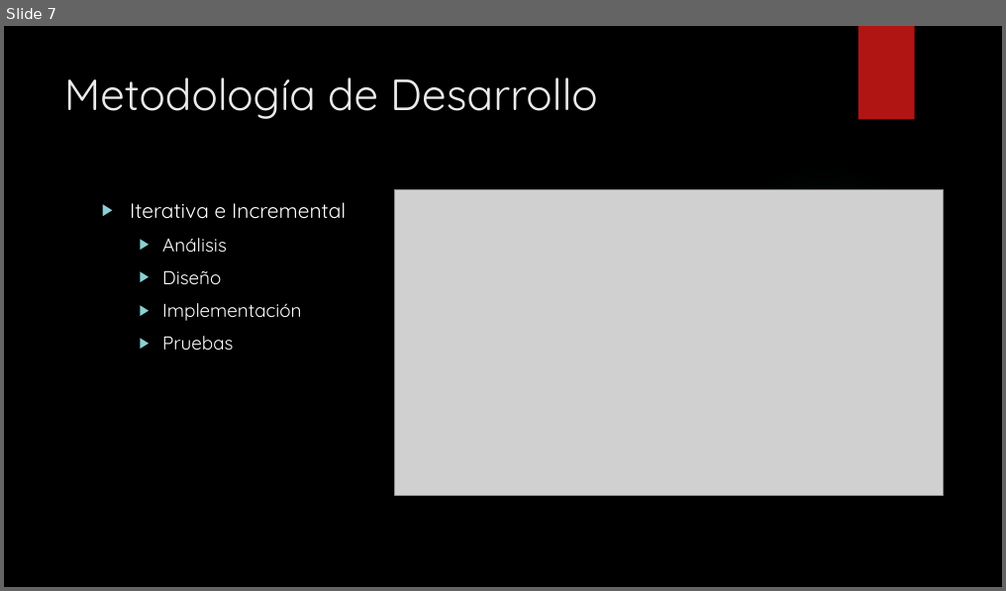
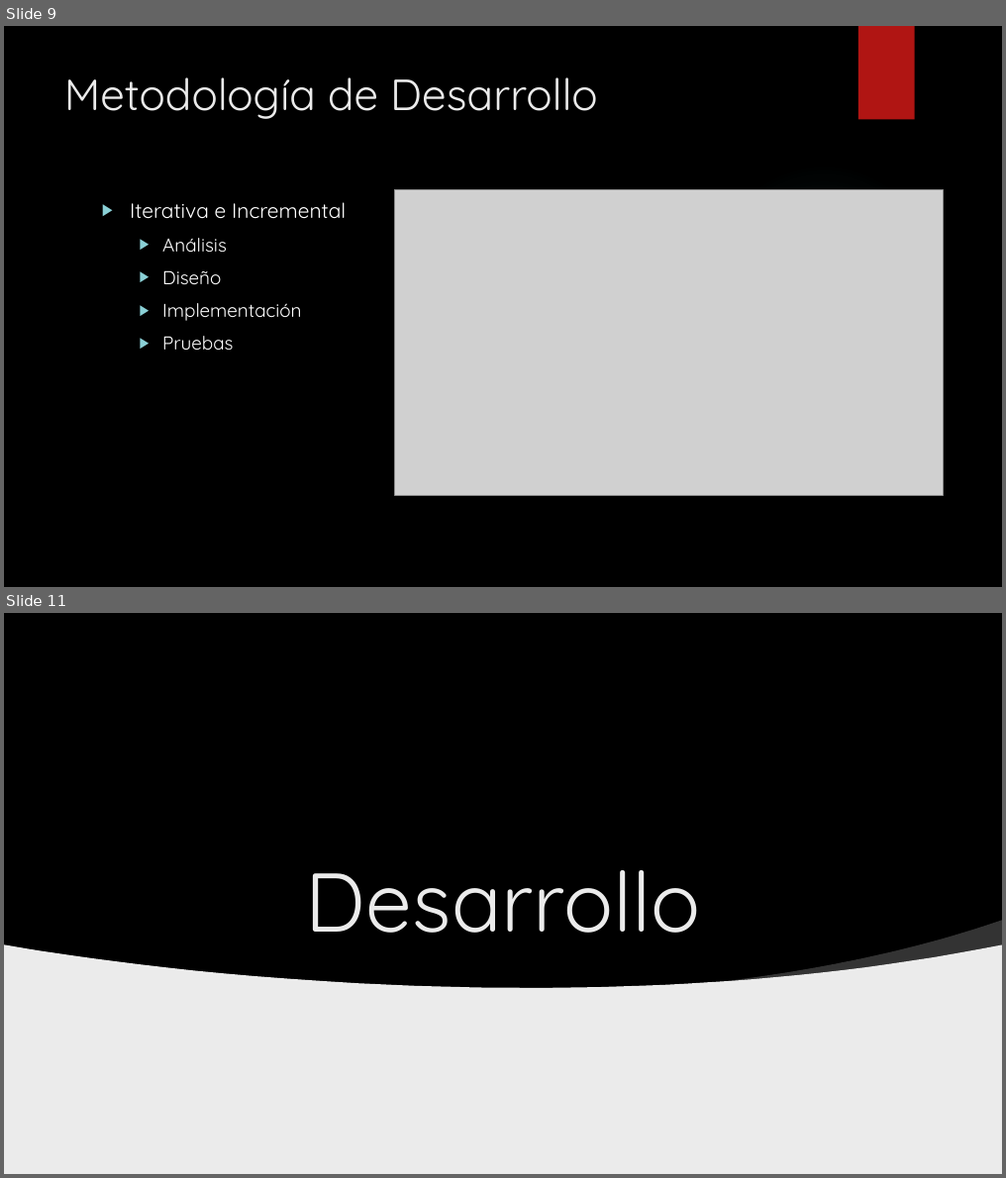
Before and after one commit to gsanhuezafuentes/ProyectoDeMemoria, a slide deck: presentacion/JHawanet.pptx. Shown one above the other, each under a label of ours: slide 7 before the commit, slides 9 and 11 after it; the slides between them are not shown. The pictures are 1006x591 and 1006x1178 pixels, drawn with LibreOffice and Linux fonts; fonts in the diff are those of the drawing; grey boxes stand for pictures; background and template pictures are left out. Boxes give left, top, right and bottom in pixels: in the first picture for what was removed or moved away, otherwise in the second. Text is boxed around its words. In the diff, an @@ line names an element or a change of style, - is before the commit and + after.

```diff
--- a/presentacion/JHawanet.pptx
+++ b/presentacion/JHawanet.pptx
@@ slide 11 added at (4, 613, 1002, 1174), background picture (left out) @@
@@ rectangle added at (4, 613, 1002, 1000), fill #000000 @@
@@ picture added at (659, 613, 790, 707) @@
@@ rectangle added at (858, 613, 915, 707), fill #B01513 @@
@@ picture added at (4, 832, 334, 1174) @@
@@ picture added at (4, 850, 129, 1044) @@
@@ title added at (305, 870, 700, 933), 80 pt, text #EBEBEB @@
+Desarrollo
@@ freeform shape added at (718, 921, 1002, 988), fill #FFFFFF at 20% opacity @@
@@ freeform shape added at (4, 946, 1002, 1174), fill #EBEBEB @@
@@ picture added at (709, 1112, 790, 1174) @@
@@ what was slide 7 is now slide 9 @@
```
Also in this commit, not shown: 6 slides changed, 30 other slides added, 36 other files.
